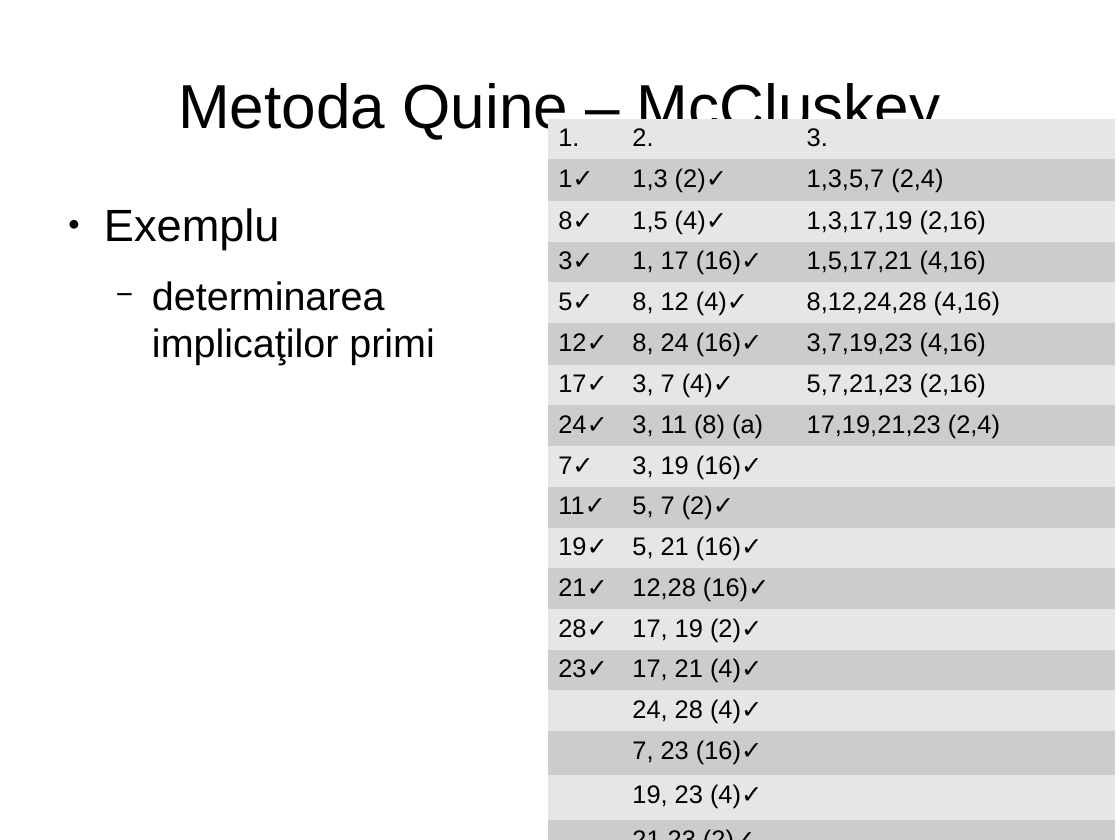
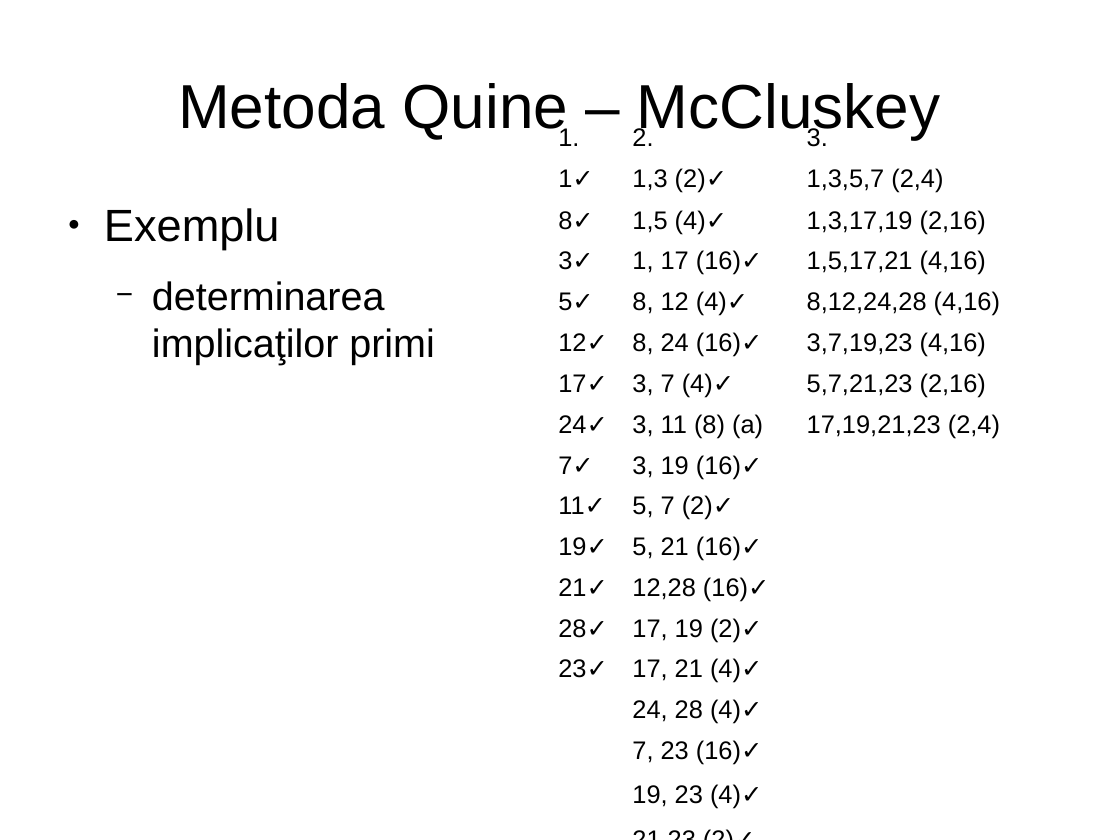
Before and after one commit to mohammadfayaj/Suport_HDL, a slide deck: slide 18 of Curs_3_Minimizarea_logica/FunctiiLogice2.3.odp. Drawn at 1120x840 pixels with LibreOffice and Linux fonts; fonts in the diff are those of the drawing. Boxes give left, top, right and bottom in pixels: in the first picture for what was removed or moved away, otherwise in the second. Text is boxed around its words. In the diff, an @@ line names an element or a change of style, - is before the commit and + after.

```diff
--- a/Curs_3_Minimizarea_logica/FunctiiLogice2.3.odp
+++ b/Curs_3_Minimizarea_logica/FunctiiLogice2.3.odp
@@ table at [549,119,1117,837] @@
@@ fill #E6E6E6 to none in 20 cells @@
@@ fill #CCCCCC to none in 20 cells @@
```
Also in this commit, not shown: 16 other slides changed, 6 slides added, 1 slide removed, 1 other file.
